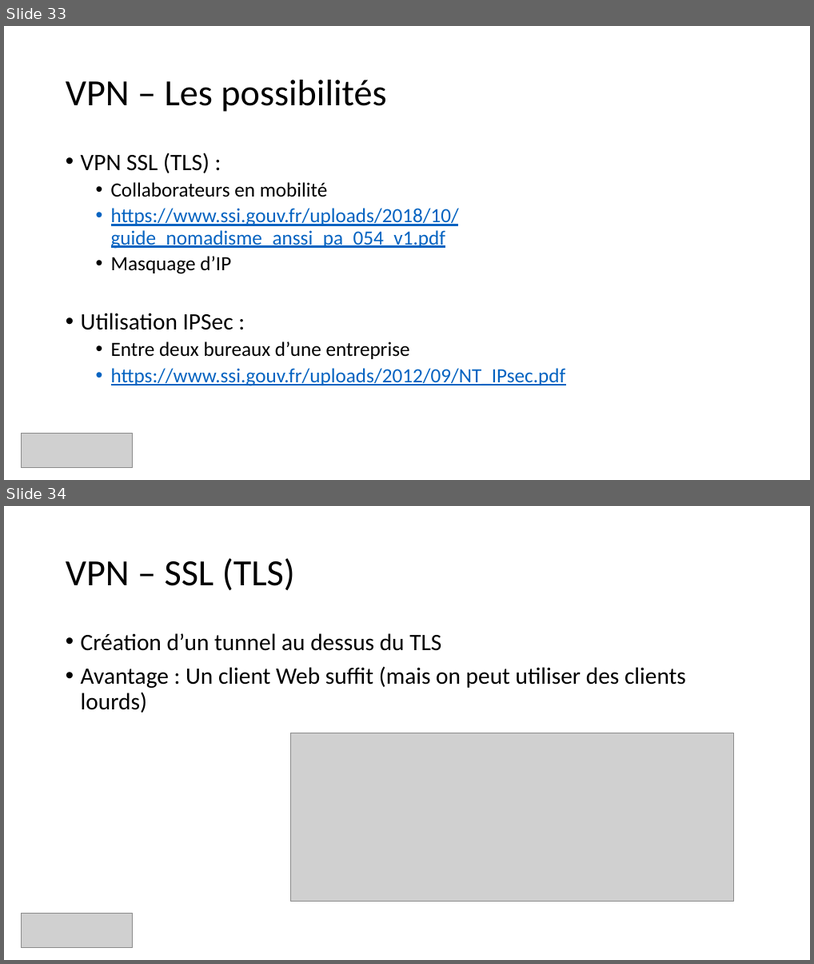
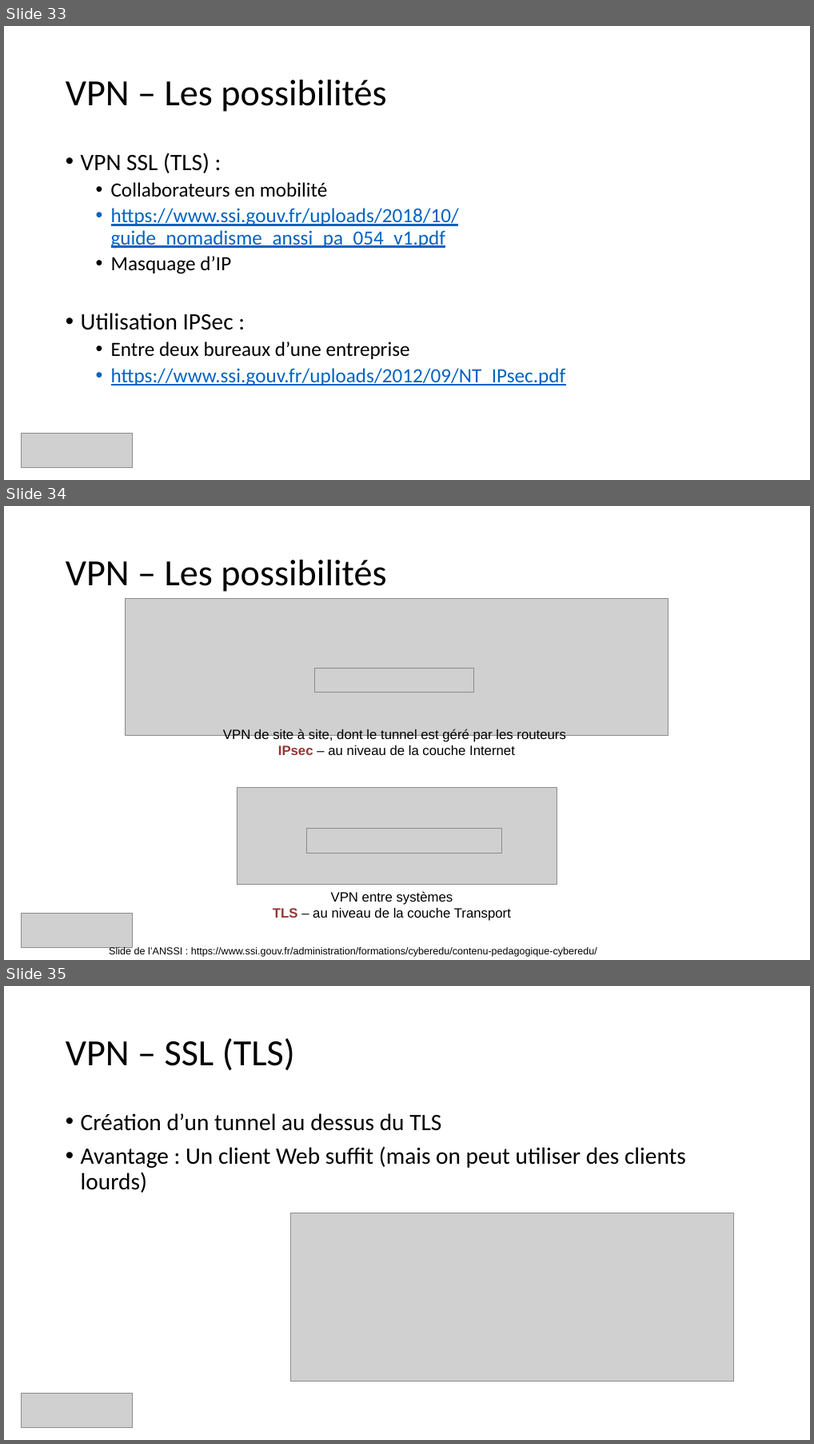
Before and after one commit to guillaume-rico/reseaux_informatiques, a slide deck: 01_CM/CM3 Réseaux Informatiques.pptx. Shown one above the other, each under a label of ours: slides 33 and 34 before the commit, slides 33, 34 and 35 after it. The pictures are 814x964 and 814x1444 pixels, drawn with LibreOffice and Linux fonts; fonts in the diff are those of the drawing; grey boxes stand for pictures. Boxes give left, top, right and bottom in pixels: in the first picture for what was removed or moved away, otherwise in the second. Text is boxed around its words. In the diff, an @@ line names an element or a change of style, - is before the commit and + after.

```diff
--- a/01_CM/CM3 Réseaux Informatiques.pptx
+++ b/01_CM/CM3 Réseaux Informatiques.pptx
@@ slide 34 added at [4,506,810,960], background #FFFFFF @@
@@ title added at [66,560,386,592], 44 pt, text #000000 @@
+VPN – Les possibilités
@@ picture added at [126,599,669,735] @@
@@ picture added at [314,668,474,692] @@
@@ text added at [223,728,566,755], 16 pt, text #000000 @@
+VPN de site à site, dont le tunnel est géré par les routeurs
+IPsec – au niveau de la couche Internet
@@ picture added at [237,788,557,884] @@
@@ picture added at [306,828,502,852] @@
@@ picture added at [21,913,132,948] @@
@@ text added at [273,891,511,920], 16 pt, text #000000 @@
+VPN entre systèmes
+TLS – au niveau de la couche Transport
@@ text added at [109,947,598,956], 12 pt, text #000000 @@
+Slide de l’ANSSI : https://www.ssi.gouv.fr/administration/formations/cyberedu/contenu-pedagogique-cyberedu/
@@ what was slide 34 is now slide 35 @@
```
Also in this commit, not shown: 2 other slides added, 4 other files.
